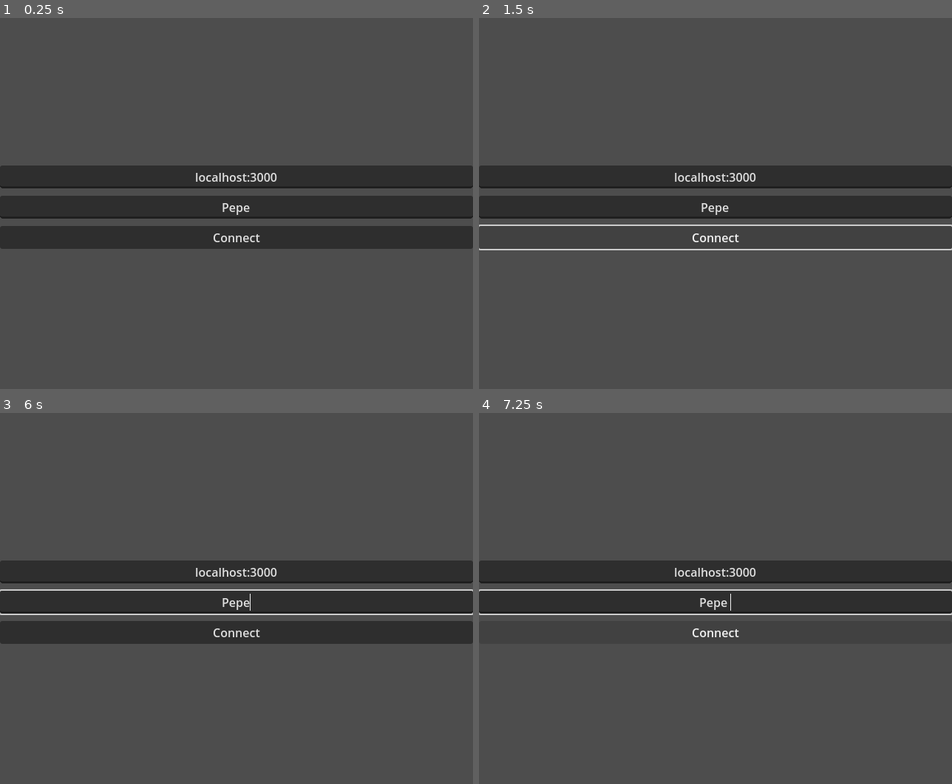
Above: before the commit, frames 1-4 (two rows, left to right).
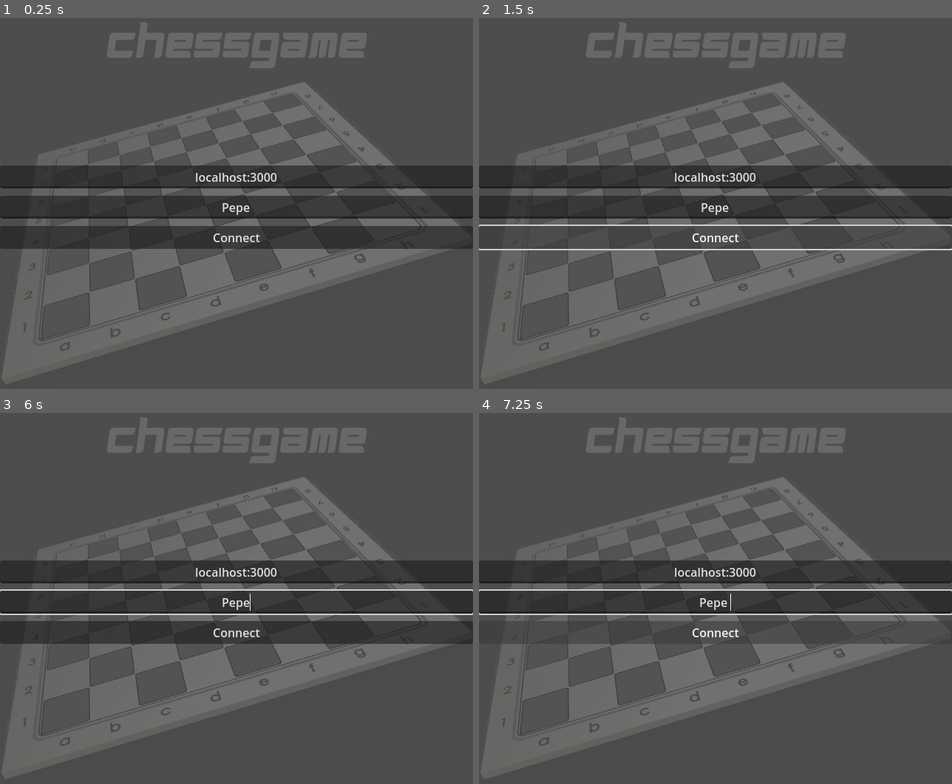
Above: after the commit, the same moments.

Repository: UNLAM-PROG-C/2025-PROGC-Q2-M6
Game: Godot game, scene res://scenes/main.tscn
Same seed, same stepped clock (60 frames per second), same inputs: the game is played once before the commit and once after it.
Inputs (mouse positions are in pixels of both pictures, inside the frame that each line leads up to):
- Up to frame 1 (0.25 s): no input
- Up to frame 2 (1.5 s): tap Enter at 0.5 s; move the mouse to (819, 184) at 0.52 s; click (819, 184) at 0.67 s; click "Connect" at 1.25 s
- Up to frame 3 (6 s): drag from (141, 624) to (212, 698) at 2.02 s; move the mouse to (283, 498) at 2.77 s; click (283, 498) at 2.92 s; drag from (212, 698) to (94, 531) at 3.52 s; move the mouse to (378, 672) at 4.27 s; click (378, 672) at 4.42 s; drag from (94, 531) to (165, 483) at 5.02 s; move the mouse to (260, 602) at 5.77 s; click (260, 602) at 5.92 s
- Up to frame 4 (7.25 s): tap Space at 6.5 s; drag from (644, 483) to (620, 624) at 6.52 s

The runs differ from the first frame. In frame 1, 19% of the frame differs, in the area x 0-98%, y 1-98%; in frame 2, 18%; in frame 3, 18%; in frame 4, 18%.

Commit message:
add styling and exit button func

Diff:
--- a/TP-Integrador/client/logic/main.gd
+++ b/TP-Integrador/client/logic/main.gd
@@ -7,6 +7,7 @@
 @onready var result_label: Label = $GameOverLayer/GameOverPanel/VBoxContainer/ResultLabel
 @onready var back_to_menu_btn: Button = $GameOverLayer/GameOverPanel/VBoxContainer/BackToMenuBtn
 
+
 func _ready():
 	game_over_layer.visible = false
 	menu.left_game_ack.connect(_on_back_to_menu)
@@ -14,7 +15,6 @@
 	Networking.joined_as_spectator.connect(_on_viewer_joined)
 	Store.game_over.connect(_on_game_over)
 	Store.new_game_started.connect(_on_game_started)
-
 
 func _on_viewer_joined():
 	Store.set_viewer()
--- a/TP-Integrador/client/logic/menu.gd
+++ b/TP-Integrador/client/logic/menu.gd
@@ -12,10 +12,11 @@
 @onready var create_button: Button = $LobbyPanel/CreateGameBtn
 @onready var join_button: Button = $LobbyPanel/JoinGameBtn
 @onready var cancel_button: Button = $LobbyPanel/CancelBtn
+@onready var exit_system_button: Button = $LobbyPanel/ExitBtn
+@onready var exit_screen: CanvasLayer = $"../ExitLayer"
 
 @onready var status_label: Label = $LobbyPanel/StatusLabel
 @onready var game_list_panel := $GameListPanel
-
 
 func _ready():
 	server_url.text = Config.MenuDefaults.REMOTE_SERVER_URL if OS.has_feature("template") else Config.MenuDefaults.LOCAL_SERVER_URL
@@ -24,8 +25,10 @@
 	game_list_panel.visible = false
 	cancel_button.visible = false
 
+
 	connect_button.pressed.connect(_on_ConnectButton_pressed)
 	create_button.pressed.connect(_on_CreateButton_pressed)
+	exit_system_button.pressed.connect(_on_exit_pressed)
 	cancel_button.pressed.connect(_on_leave_game)
 	join_button.pressed.connect(_on_JoinButton_pressed)
 
@@ -148,9 +151,15 @@
 # left game confirmation signal from server and send signal
 func _on_left_game():
 	emit_signal("left_game_ack")
-#
+
+func _on_exit_pressed():
+	Networking.close()
+	connect_panel.visible = false
+	lobby_panel.visible = false
+	exit_screen.visible = true
+	exit_screen.show()
+
 # --- ERRORS ---
 #
-
 func _on_error(msg):
 	status_label.text = "Error: " + str(msg)
--- a/TP-Integrador/client/scenes/main.tscn
+++ b/TP-Integrador/client/scenes/main.tscn
@@ -1,9 +1,10 @@
-[gd_scene load_steps=5 format=3 uid="uid://b57qqm1eu4yv2"]
+[gd_scene load_steps=6 format=3 uid="uid://b57qqm1eu4yv2"]
 
 [ext_resource type="Script" uid="uid://dnou7qehtq4sb" path="res://logic/menu.gd" id="1_0xm2m"]
 [ext_resource type="Script" uid="uid://cbc42k1vud14e" path="res://logic/main.gd" id="1_h2yge"]
 [ext_resource type="Script" uid="uid://dp882yo0tkfyd" path="res://logic/game_list_panel.gd" id="3_jyhfs"]
-[ext_resource type="PackedScene" uid="uid://bdwql4l00aknt" path="res://scenes/GameRow.tscn" id="4_tbgi4"]
+[ext_resource type="Texture2D" uid="uid://co7yu1svrypuj" path="res://images/menu-wallpaper.png" id="4_jyhfs"]
+[ext_resource type="Texture2D" uid="uid://d0l2eerta6cb2" path="res://images/exit-screen.png" id="5_tbgi4"]
 
 [node name="Main" type="Node"]
 script = ExtResource("1_h2yge")
@@ -82,7 +83,6 @@
 grow_horizontal = 2
 grow_vertical = 2
 script = ExtResource("3_jyhfs")
-game_row_scene = ExtResource("4_tbgi4")
 
 [node name="MarginContainer" type="MarginContainer" parent="Menu/GameListPanel"]
 layout_mode = 1
@@ -132,6 +132,19 @@
 size_flags_horizontal = 6
 size_flags_vertical = 4
 text = "Refresh"
+
+[node name="MenuWallpaper" type="TextureRect" parent="Menu"]
+show_behind_parent = true
+layout_mode = 1
+anchors_preset = 15
+anchor_right = 1.0
+anchor_bottom = 1.0
+grow_horizontal = 2
+grow_vertical = 2
+mouse_filter = 2
+texture = ExtResource("4_jyhfs")
+expand_mode = 2
+stretch_mode = 5
 
 [node name="GameOverLayer" type="CanvasLayer" parent="."]
 visible = false
@@ -183,3 +196,11 @@
 layout_mode = 2
 size_flags_horizontal = 4
 text = "Back to Menu"
+
+[node name="ExitLayer" type="CanvasLayer" parent="."]
+visible = false
+
+[node name="ExitScreen" type="TextureRect" parent="ExitLayer"]
+offset_right = 640.0
+offset_bottom = 640.0
+texture = ExtResource("5_tbgi4")
--- a/TP-Integrador/client/scripts/Networking.gd
+++ b/TP-Integrador/client/scripts/Networking.gd
@@ -14,12 +14,13 @@
 signal opponent_left()
 signal joined_as_spectator()
 signal player_left()
+signal exit_game
 
 var peer: WebSocketPeer
 var is_connecting := false
 var is_open := false
 var player_id := ""
-
+var normal_closure = 1000
 func connect_ws(url: String) -> void:
 	var normalized_url := normalize_ws_url(url)
 	peer = WebSocketPeer.new()
@@ -36,7 +37,6 @@
 func _process(delta: float) -> void:
 	if peer == null:
 		return
-
 	peer.poll()
 
 	match peer.get_ready_state():
@@ -67,6 +67,7 @@
 				emit_signal("disconnected")
 			if peer.get_close_code() != -1:
 				print("Closed WS: %s" % peer.get_close_reason())
+			peer = null
 
 
 func _on_message(text: String) -> void:
@@ -118,8 +119,17 @@
 # ---- Sending ----
 #
 
+func close():
+	send_exit_system()
+	await get_tree().create_timer(0.05).timeout
+
+
+
 func send_create_game():
 	_send({"type": "create_game"})
+
+func send_exit_system():
+	_send({"type": "exit_game"})
 
 func send_join_game(game_id: String):
 	_send({
Binary file added: TP-Integrador/client/images/exit-screen.png
Not shown, added: TP-Integrador/client/images/exit-screen.png.import
Binary file added: TP-Integrador/client/images/menu-wallpaper.png
Not shown, added: TP-Integrador/client/images/menu-wallpaper.png.import
Binary file added: TP-Integrador/client/sprites/menu-wallpaper.png
Not shown, added: TP-Integrador/client/sprites/menu-wallpaper.png.import
Not shown, changed: TP-Integrador/server/src/main/kotlin/IncomingMessages.kt
Not shown, changed: TP-Integrador/server/src/main/kotlin/PlayerConnection.kt
